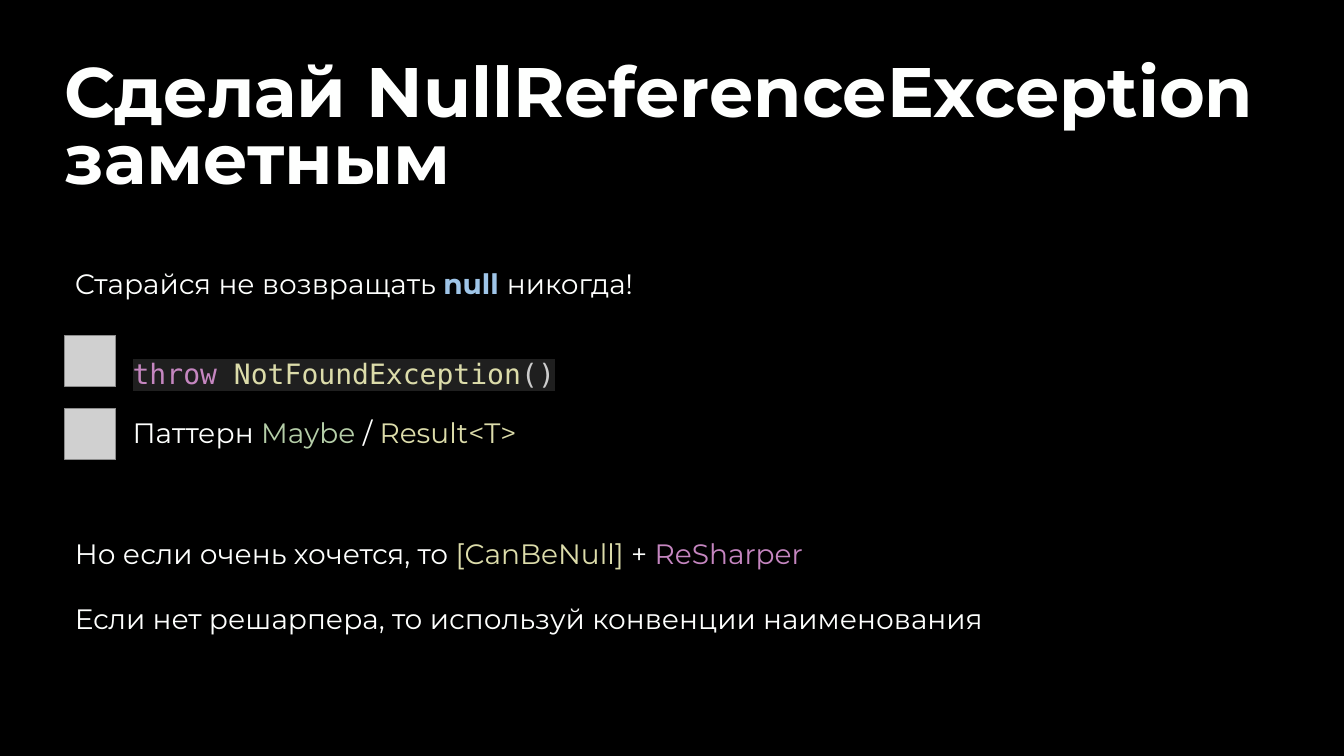
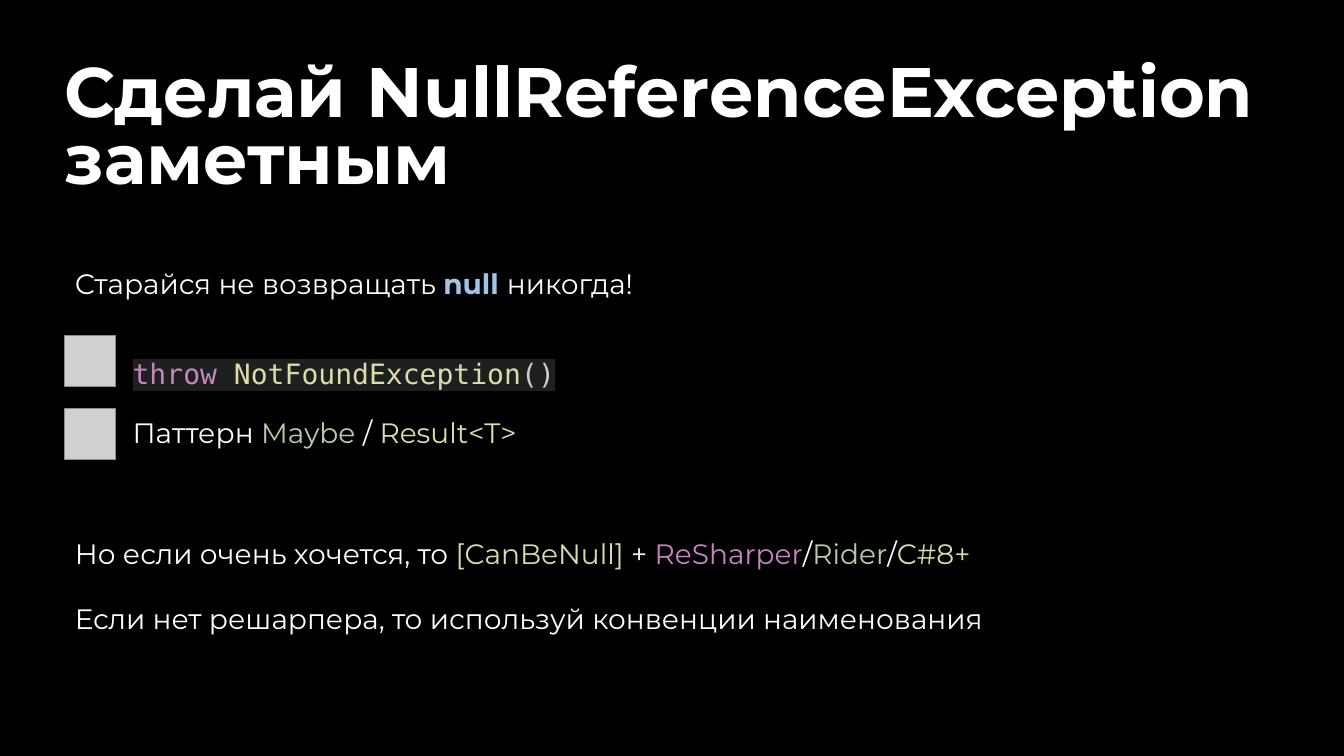
Before and after one commit to kontur-courses/exceptions, a slide deck: slide 7 of exceptions.pptx. Drawn at 1344x756 pixels with LibreOffice and Linux fonts; fonts in the diff are those of the drawing; grey boxes stand for pictures. Boxes give left, top, right and bottom in pixels: in the first picture for what was removed or moved away, otherwise in the second. Text is boxed around its words. In the diff, an @@ line names an element or a change of style, - is before the commit and + after.

```diff
--- a/exceptions.pptx
+++ b/exceptions.pptx
@@ text at (75, 540, 971, 570): text changed @@
-Но если очень хочется, то [CanBeNull] + ReSharper
+Но если очень хочется, то [CanBeNull] + ReSharper/Rider/C#8+
```
Also in this commit, not shown: 4 other slides changed, 45 slides added, 2 slides removed.
